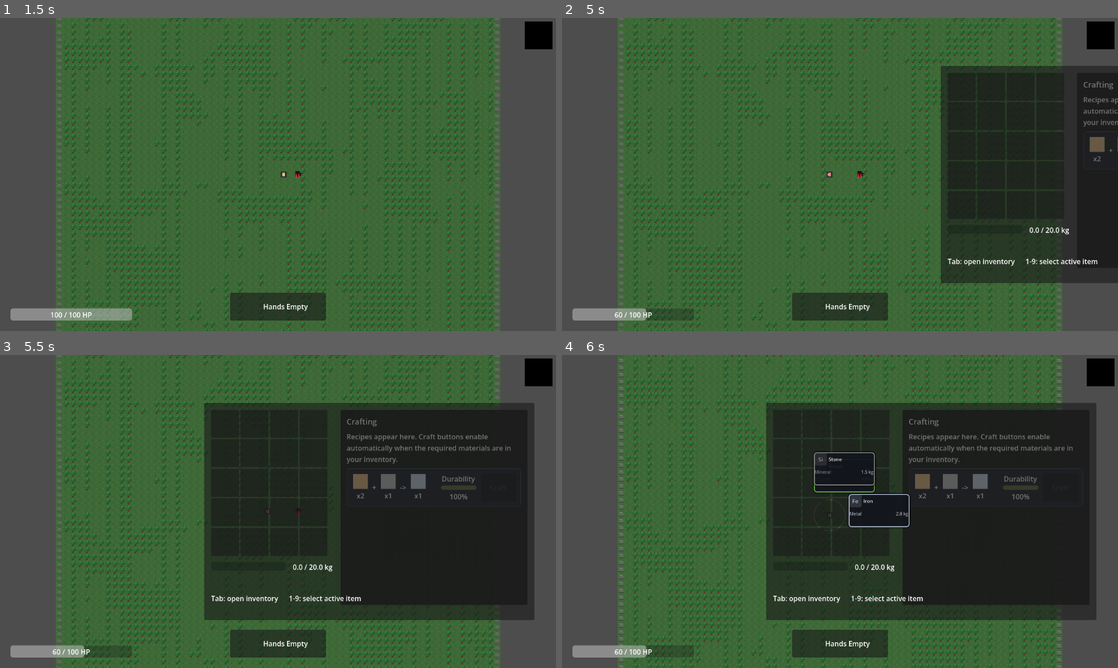
Above: before the commit, frames 1-4 (two rows, left to right).
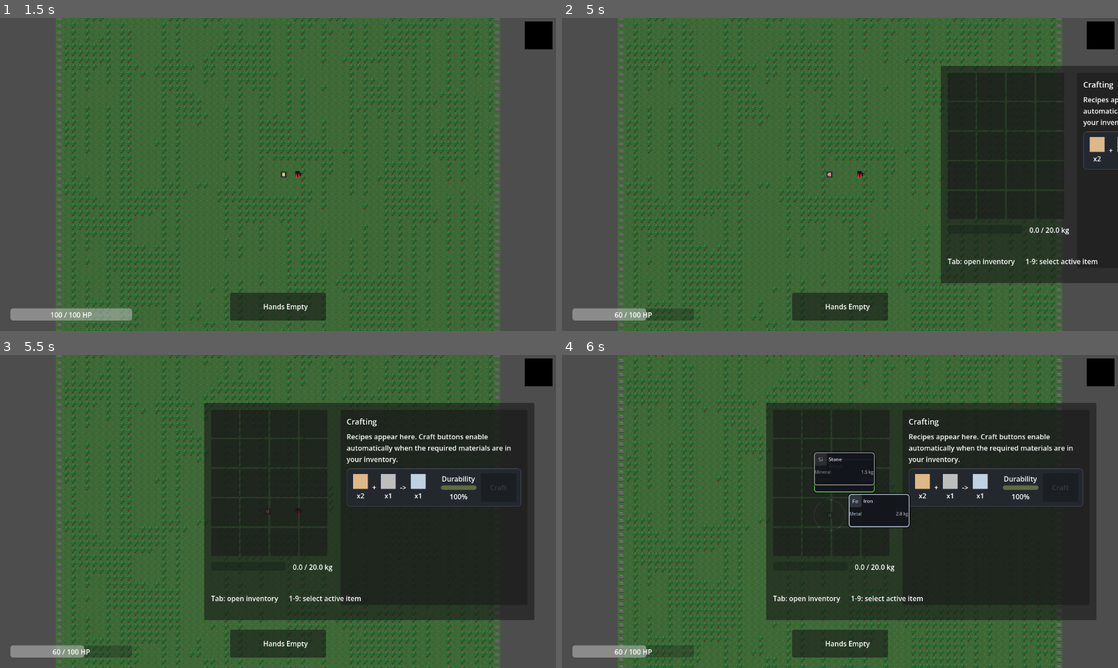
Above: after the commit, the same moments.

Repository: Maddiplomat/Project-alchemy
Game: Godot game, scene res://scenes/MainMenu.tscn
The game is run twice, just before and just after one commit, with the same random seed, the same clock (stepped at 60 frames per second) and the same inputs.
Inputs (mouse positions are in pixels of both pictures, inside the frame that each line leads up to):
- Up to frame 1 (1.5 s): click "Start Run" at 0.5 s; tap Enter at 1.25 s; move the mouse to (400, 158) at 1.27 s; hold D (move_right) from 1.28 s (still down); hold Shift (sprint, bound only after the commit) from 1.28 s (still down); click (400, 158) at 1.42 s
- Up to frame 2 (5 s): release D (move_right) at 2 s; release Shift (sprint, bound only after the commit) at 2 s; tap Space at 2, 3.5 s; drag from (728, 190) to (890, 193) at 2.02 s; tap Enter at 2.75, 4.25 s; move the mouse to (895, 105) at 2.77 s; hold D (move_right) 2.78-3.5 s; hold Q (scan) 2.78-3.5 s; tap Shift (sprint, bound only after the commit) at 3.05 s; drag from (812, 237) to (712, 136) at 3.52 s; move the mouse to (1006, 221) at 4.27 s; hold A (move_left) from 4.28 s (still down); hold Shift (sprint, bound only after the commit) from 4.28 s (still down); tap Tab (toggle_inventory) at 4.9 s
- Up to frame 3 (5.5 s): release A (move_left) at 5 s; release Shift (sprint, bound only after the commit) at 5 s; drag from (400, 423) to (483, 599) at 5.02 s
- Up to frame 4 (6 s): tap Space at 5.75 s; move the mouse to (817, 423) at 5.77 s; hold S (move_down) from 5.78 s (still down); hold Q (scan) from 5.78 s (still down); click (817, 423) at 5.92 s

Frame 1 is identical in both runs. In frame 2, 0.4% of the frame differs, in the area x 93-100%, y 20-49%; in frame 3, 1.4%; in frame 4, 1.4%, in the area x 62-94%, y 20-49%.
Error before the commit: Invalid access to property or key 'first_craft_completed' on a base object of type 'Node (CraftingManager.gd)'. (res://scripts/inventory_grid.gd:496)

Commit message:
Add crafting and sprint support

Diff:
--- a/project.godot
+++ b/project.godot
@@ -121,6 +121,11 @@
 "events": Array[InputEvent]([Object(InputEventKey,"resource_local_to_scene":false,"resource_name":"","device":0,"window …(207 unchanged characters)…
 ])
 }
+sprint={
+"deadzone": 0.5,
+"events": Array[InputEvent]([Object(InputEventKey,"resource_local_to_scene":false,"resource_name":"","device":0,"window_id":0,"alt_pressed":false,"shift_pressed":false,"ctrl_pressed":false,"meta_pressed":false,"pressed":false,"keycode":0,"physical_keycode":4194325,"key_label":0,"unicode":0,"location":0,"echo":false,"script":null)
+])
+}
 
 [physics]
 
--- a/scripts/CraftingManager.gd
+++ b/scripts/CraftingManager.gd
@@ -1,6 +1,8 @@
 extends Node
 
 signal crafted(recipe_id: StringName)
+
+var first_craft_completed := false
 
 
 func can_craft(recipe_id: StringName) -> bool:
@@ -24,6 +26,13 @@
 	return InventoryManager.can_add_item(output_data, output_quantity)
 
 
+func has_any_craftable_recipe() -> bool:
+	for recipe_id in RecipeDatabase.get_all_recipes():
+		if can_craft(recipe_id):
+			return true
+	return false
+
+
 func craft(recipe_id: StringName) -> bool:
 	if not can_craft(recipe_id):
 		return false
@@ -38,6 +47,8 @@
 	var output_quantity: int = recipe.get(&"output", {}).get(&"qty", 0)
 	if not InventoryManager.add_item(output_data, output_quantity):
 		return false
+
+	first_craft_completed = true
 
 	crafted.emit(recipe_id)
 	return true
--- a/scripts/InventoryManager.gd
+++ b/scripts/InventoryManager.gd
@@ -171,6 +171,15 @@
 
 func is_over_capacity() -> bool:
 	return total_weight > max_weight
+
+
+func lose_random_item() -> bool:
+	if items.is_empty():
+		return false
+
+	var item_ids := items.keys()
+	var random_id = item_ids[randi() % item_ids.size()]
+	return remove_item(random_id, 1)
 
 
 func set_held_item(item_id: StringName, manual: bool = false) -> bool:
